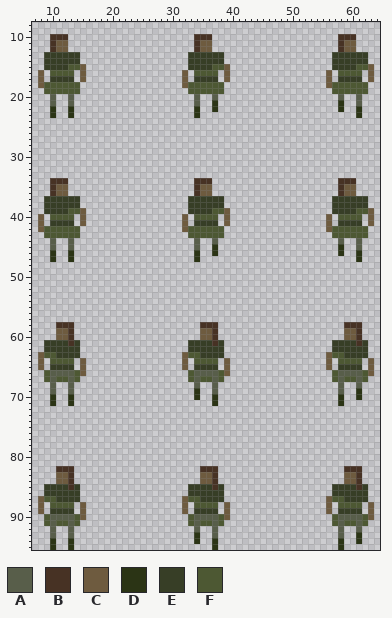
File history of a sprite sheet, pwa/img/humans/shabyn.png. The picture above was drawn from the file before the commit.
The file is 72x96 pixels. Shown: x 7..64, y 8..95.
Palette (. is transparent): A #585e4a  B #473224  C #6e5b3f  D #2b3415  E #373e26  F #4d5833
Pixels before, first column x 8:
10 ..BBB.....................BBB.....................BBB...
11 ..BCC.....................BCC.....................BCC...
12 ..BCC.....................BCC.....................BCC...
13 .EEEEEE..................EEEEEE..................EEEEEE.
14 .EEEEEE..................EEEEEE..................EEEEEE.
15 .EEEEFFC.................EEEEFFC.................EEEEFFC
16 C.FFFF.C................C.FFFF.C................C.FFFF.C
17 C.EEEE.C................C.EEEE.C................C.EEEE.C
18 CFFFFFF.................CFFFFFF.................CFFFFFF.
19 .FFFFFF..................FFFFFF..................FFFFFF.
20 ..A..A....................A..A....................A..A..
21 ..A..A....................A..D....................D..A..
22 ..D..D....................D..D....................D..D..
23 ..D..D....................D..........................D..
24 ........................................................
25 ........................................................
26 ........................................................
27 ........................................................
28 ........................................................
29 ........................................................
30 ........................................................
31 ........................................................
32 ........................................................
33 ........................................................
34 ..BBB.....................BBB.....................BBB...
35 ..BCC.....................BCC.....................BCC...
36 ..BCC.....................BCC.....................BCC...
37 .EEEEEE..................EEEEEE..................EEEEEE.
38 .EEEEEE..................EEEEEE..................EEEEEE.
39 .EEEEFFC.................EEEEFFC.................EEEEFFC
40 C.FFFF.C................C.FFFF.C................C.FFFF.C
41 C.EEEE.C................C.EEEE.C................C.EEEE.C
42 CFFFFFF.................CFFFFFF.................CFFFFFF.
43 .FFFFFF..................FFFFFF..................FFFFFF.
44 ..A..A....................A..A....................A..A..
45 ..A..A....................A..D....................D..A..
46 ..D..D....................D..D....................D..D..
47 ..D..D....................D..........................D..
48 ........................................................
49 ........................................................
50 ........................................................
51 ........................................................
52 ........................................................
53 ........................................................
54 ........................................................
55 ........................................................
56 ........................................................
57 ........................................................
58 ...BBB.....................BBB.....................BBB..
59 ...CCB.....................CCB.....................CCB..
60 ...CCB.....................CCB.....................CCB..
61 .EEEEBE..................EEEEBE..................EEEEBE.
62 .EEEEEE..................EEEEEE..................EEEEEE.
63 CFFEEEE.................CFFEEEE.................CFFEEEE.
64 C.FFFF.C................C.FFFF.C................C.FFFF.C
65 C.EEEE.C................C.EEEE.C................C.EEEE.C
66 .FAAAAFC.................FAAAAFC.................FAAAAFC
67 .FAFFAF..................FAFFAF..................FAFFAF.
68 ..A..A....................A..A....................A..A..
69 ..A..A....................D..A....................A..D..
70 ..D..D....................D..D....................D..D..
71 ..D..D.......................D....................D.....
72 ........................................................
73 ........................................................
74 ........................................................
75 ........................................................
76 ........................................................
77 ........................................................
78 ........................................................
79 ........................................................
80 ........................................................
81 ........................................................
82 ...BBB.....................BBB.....................BBB..
83 ...CCB.....................CCB.....................CCB..
84 ...CCB.....................CCB.....................CCB..
85 .EEEEBE..................EEEEBE..................EEEEBE.
86 .EEEEEE..................EEEEEE..................EEEEEE.
87 CFFEEEE.................CFFEEEE.................CFFEEEE.
88 C.FFFF.C................C.FFFF.C................C.FFFF.C
89 C.EEEE.C................C.EEEE.C................C.EEEE.C
90 .FAAAAFC.................FAAAAFC.................FAAAAFC
91 .FAFFAF..................FAFFAF..................FAFFAF.
92 ..A..A....................A..A....................A..A..
93 ..A..A....................D..A....................A..D..
94 ..D..D....................D..D....................D..D..
95 ..D..D.......................D....................D.....
The same view after the edit:
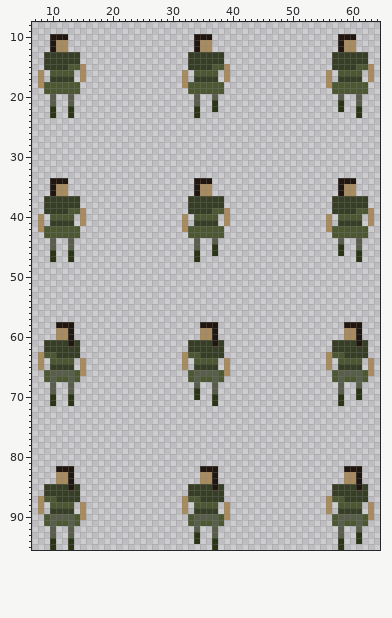
Diff:
{"colour":"B","old":"#473224","new":"#21160f"}
{"colour":"C","old":"#6e5b3f","new":"#aa8b5e"}
